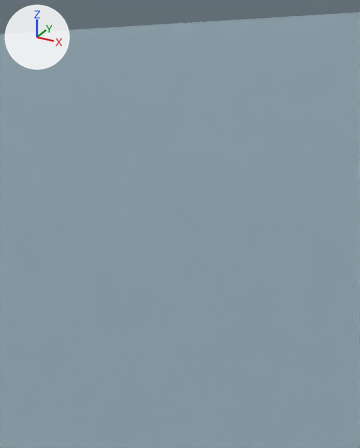
Renders of the glTF model models/room_corridor_attic.glb from each side of a commit.
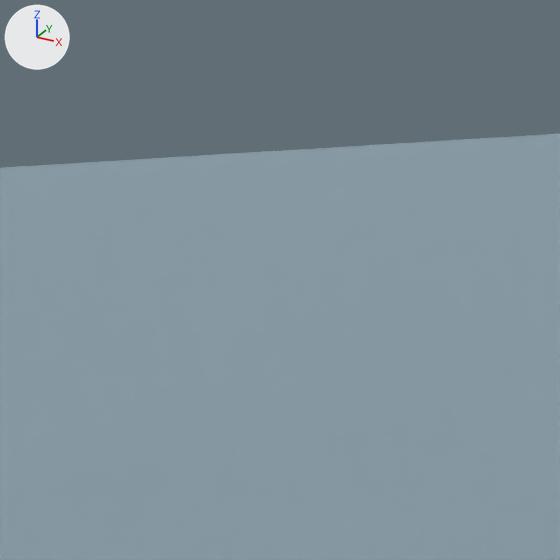
Each version appears first from a 50 mm lens placed at (0.435, -6.848, 3.128), pointed at (0.007, -6.071, 2.74), and next in a close-up on the part from 44% to 67% of the width and 0% to 18% of the height. Lighting does not change. The marker at upper left points along +X, +Y and +Z. The older version's two pictures come first. The close-ups show mesh edges as thin lines.

Script lines for the objects in view, before the commit:
```python
me_mesh_2 = bpy.data.meshes.new('Mesh_2')
me_mesh_2.from_pydata([(-1.6, 0.1, 2.4), (-1.6, -12.1, 2.4), (0.0, -12.1, 3.1), (0.0, 0.1, 3.1), (1.6, 0.1, 2.4), (1.6, -12.1, 2.4)], [], [(0, 1, 2), (0, 2, 3), (3, 2, 1), (3, 1, 0), (4, 5, 2), (4, 2, 3), (3, 2, 5), (3, 5, 4)])
me_mesh_2.materials.append(mat_mat_wall)  # greyish blue #9db4c0
ob_ceiling = bpy.data.objects.new('CEILING', me_mesh_2)
ob_ceiling.location = (0.0, 0.0, 0.0)
```
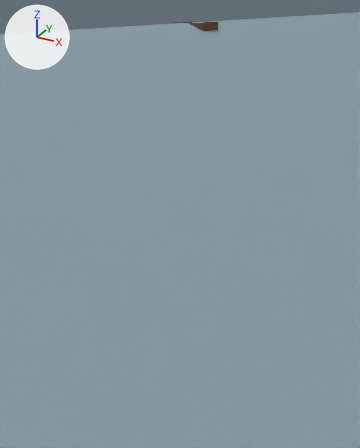
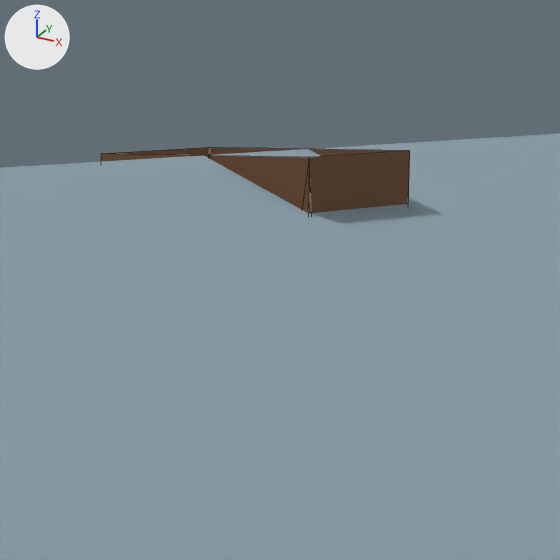
Where the change shows, as pixel boxes [x1, y1, x2, y2] in the close-ups (560 x 560 px):
'LAMP_ROD', added (brown): after [101, 147, 410, 213]

The change, as a list of edits to the scene's bpy script:
```text
Add me_mesh_9_1:
    me_mesh_9_1.from_pydata(...)  # a box spanning x -0.03..0.03, y -6.03..-5.97, z 2.68..3.1
    me_mesh_9_1.materials.append(mat_mat_frame)  # brown #6e4b32
Add ob_lamp_rod:
    ob_lamp_rod = bpy.data.objects.new('LAMP_ROD', me_mesh_9_1)
    ob_lamp_rod.location = (0.0, 0.0, 0.0)
```
